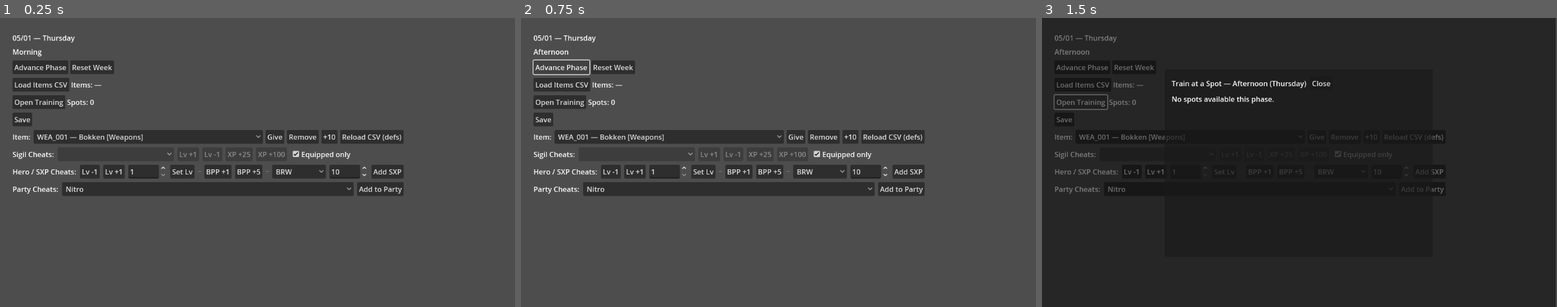
Above: before the commit, frames 1-3 (left to right).
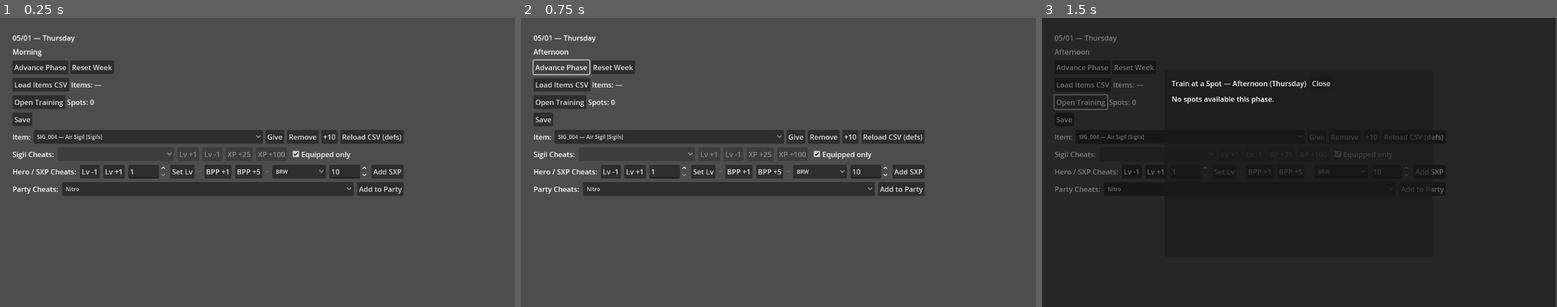
Above: after the commit, the same moments.

Repository: Cristal-Lucina/Psyokin
Game: Godot game, scene res://scenes/main/Main.tscn
Same seed, same stepped clock (60 frames per second), same inputs: the game is played once before the commit and once after it. This scene is started directly instead of the project's main scene.
Inputs:
- Up to frame 1 (0.25 s): no input
- Up to frame 2 (0.75 s): click "Advance Phase" at 0.5 s
- Up to frame 3 (1.5 s): click "Open Training" at 1.25 s

The runs differ from the first frame. In frame 1, 0.3% of the frame differs, in the area x 7-57%, y 40-61%; in frame 2, 0.3%; in frame 3, 0.2%.

Commit message:
Cheat Bar functions great
Got the bar to finally view all data and locked in the connections

Diff:
--- a/data/items/items.csv
+++ b/data/items/items.csv
@@ -7,7 +7,11 @@
 BRA_001,Simple Cuff,Bracelets,Bracelet,Common,null,150,75,1,TRUE,1,null,null,"""A simple wrist cuff with a single socke …(274 unchanged characters)…
 BRA_002,Metal Bracelet,Bracelets,Bracelet,Uncommon,null,300,150,1,TRUE,1,null,null,"""A metal bracelet with 2 slots.""" …(237 unchanged characters)…
 SIG_001,Fire Sigil,Sigils,Sigil,Common,null,120,60,1,TRUE,1,null,null,"""Ignite a foe.""","""A basic Fire sigil that de …(254 unchanged characters)…
-SIG_002,Water Sigil,Sigils,Sigil,Common,null,120,60,1,TRUE,1,null,null,"""Splash a foe.""",A basic Water sigil that deals minor water damage to a single enemy.,water,null,null,null,null,null,null,null,null,null,null,null,null,null,null,null,null,Water,null,null,null,battle,Enemy,null,null,"""Deal 30 Water DMG""",null,null,null,null,null,null,null,null,null,null,null,null
+SIG_002,Water Sigil,Sigils,Sigil,Common,null,120,60,1,TRUE,1,null,null,Splash a foe.,A basic Water sigil that deals minor water damage to a single enemy.,water,null,null,null,null,null,null,null,null,null,null,null,null,null,null,null,null,Water,null,null,null,battle,Enemy,null,null,Deal 30 Water DMG,null,null,null,null,null,null,null,null,null,null,null,null
+SIG_003,Earth Sigil,Sigils,Sigil,Common,null,120,60,1,TRUE,1,null,null,It's pocket sand.,A basic Earth sigil that deals minor earth damage to a single enemy.,earth,null,null,null,null,null,null,null,null,null,null,null,null,null,null,null,null,Earth,null,null,null,battle,Enemy,null,null,Deal 30 Earth DMG,null,null,null,null,null,null,null,null,null,null,null,null
+SIG_004,Air Sigil,Sigils,Sigil,Common,null,120,60,1,TRUE,1,null,null,Blow them away.,A basic Air sigil that deals minor air damage to a single enemy.,air,null,null,null,null,null,null,null,null,null,null,null,null,null,null,null,null,Air,null,null,null,battle,Enemy,null,null,Deal 30 Air DMG,null,null,null,null,null,null,null,null,null,null,null,null
+SIG_005,Void Sigil,Sigils,Sigil,Common,null,120,60,1,TRUE,1,null,null,Don't stare too long.,A basic Void sigil that deals minor void damage to a single enemy.,data,null,null,null,null,null,null,null,null,null,null,null,null,null,null,null,null,Data,null,null,null,battle,Enemy,null,null,Deal 30 Void DMG,null,null,null,null,null,null,null,null,null,null,null,null
+SIG_006,Data Sigil,Sigils,Sigil,Common,null,120,60,1,TRUE,1,null,null,Give your foe a 404 erorr.,A basic Data sigil that deals minor data damage to a single enemy.,void,null,null,null,null,null,null,null,null,null,null,null,null,null,null,null,null,Void,null,null,null,battle,Enemy,null,null,Deal 30 Data DMG,null,null,null,null,null,null,null,null,null,null,null,null
 CON_001,Health Drink,Consumables,none,Common,null,30,15,1,TRUE,99,null,null,"""Restores a bit of health.""","""A basic  …(262 unchanged characters)…
 CON_002,Mind Drink,Consumables,none,Common,null,60,30,1,TRUE,99,null,null,"""Restores a some mind points.""","""A basic …(263 unchanged characters)…
 MAT_001,Rock,Materials,none,Common,null,5,1,1,TRUE,99,lowland_node,null,"""Basic crafting material.""","""A small, comm …(238 unchanged characters)…
--- a/data/skills/sigil_holder.csv
+++ b/data/skills/sigil_holder.csv
@@ -1,3 +1,7 @@
 sigil_id,lv1,lv2,lv3,lv4
 SIG_001,FIRE_L1,FIRE_L2,FIRE_L3,FIRE_L4
 SIG_002,WATER_L1,WATER_L2,WATER_L3,WATER_L4
+SIG_003,EARTH_L1,EARTH_L2,EARTH_L3,EARTH_L4
+SIG_004,AIR_L1,AIR_L2,AIR_L3,AIR_L4
+SIG_005,VOID_L1,VOID_L2,VOID_L3,VOID_L4
+SIG_006,DATA_L1,DATA_L2,DATA_L3,DATA_L4
--- a/data/skills/skills.csv
+++ b/data/skills/skills.csv
@@ -7,3 +7,19 @@
 WATER_L2,Surf,Water,Attack,Water,Enemies,40,88,10,0,0,1,0,Small AoE water.,Confuse,0,1,0,Confuse,25,3
 WATER_L3,Tidal,Water,Attack,Water,Enemy,65,86,14,0,0,0,5,Stronger water wave.,Confuse;Stagger,0,1,0,Confuse,30,3
 WATER_L4,Hurricane,Water,Attack,Water,Enemies,95,84,20,0,0,1,10,Big AoE water.,Confuse;Stagger,0,1,0,Confuse,40,3
+EARTH_L1,Rock Throw,Earth,Attack,Earth,Enemies,30,90,6,0,0,0,0,Basic single-target earth.,Defense Down,0,1,0,Defense Down,20,3
+EARTH_L2,Quake,Earth,Attack,Earth,Enemies,40,88,10,0,0,1,0,Small AoE earth.,Defense Down,0,1,0,Defense Down,25,3
+EARTH_L3,Earth Shift,Earth,Attack,Earth,Enemies,65,86,14,0,0,0,5,Stronger earth wave.,Defense Down;Stagger,0,1,0,Defense Down,30,3
+EARTH_L4,Comet,Earth,Attack,Earth,Enemies,95,84,20,0,0,1,10,Big AoE earth.,Defense Down;Stagger,0,1,0,Defense Down,40,3
+AIR_L1,Gust,Air,Attack,Air,Enemies,30,90,6,0,0,0,0,Basic single-target earth.,Charm,0,1,0,Charm,20,3
+AIR_L2,Whirlwind,Air,Attack,Air,Enemies,40,88,10,0,0,1,0,Small AoE earth.,Charm,0,1,0,Charm,25,3
+AIR_L3,Razer Winds,Air,Attack,Air,Enemies,65,86,14,0,0,0,5,Stronger earth wave.,Charm,0,1,0,Charm,30,3
+AIR_L4,Tornado,Air,Attack,Air,Enemies,95,84,20,0,0,1,10,Big AoE earth.,Charm,0,1,0,Charm,40,3
+VOID_L1,Pulse,Void,Attack,Void,Enemies,30,90,6,0,0,0,0,Basic single-target earth.,Malaise,0,1,0,Malaise,20,3
+VOID_L2,Negative Space,Void,Attack,Void,Enemies,40,88,10,0,0,1,0,Small AoE earth.,Malaise,0,1,0,Malaise,25,3
+VOID_L3,Space Vacum,Void,Attack,Void,Enemies,65,86,14,0,0,0,5,Stronger earth wave.,Malaise,0,1,0,Malaise,30,3
+VOID_L4,Blackhole,Void,Attack,Void,Enemies,95,84,20,0,0,1,10,Big AoE earth.,Malaise,0,1,0,Malaise,40,3
+DATA_L1,Spam,Data,Attack,Data,Enemies,30,90,6,0,0,0,0,Basic single-target data.,Mind Block,0,1,0,Mind Block,20,3
+DATA_L2,Trojan,Data,Attack,Data,Enemies,40,88,10,0,0,1,0,Small AoE data.,Mind Block,0,1,0,Mind Block,25,3
+DATA_L3,Malware,Data,Attack,Data,Enemies,65,86,14,0,0,0,5,Stronger data wave.,Mind Block,0,1,0,Mind Block,30,3
+DATA_L4,Total Corruption,Data,Attack,Data,Enemies,95,84,20,0,0,1,10,Big AoE data.,Mind Block,0,1,0,Mind Block,40,3
--- a/scripts/dev/ItemCheatBar.gd
+++ b/scripts/dev/ItemCheatBar.gd
@@ -109,6 +109,9 @@
 	_ensure_row3(); _bind_row3_signals(); _populate_stat_picker()
 	_ensure_row4(); _bind_row4_signals()
 
+	# Make the dropdowns smaller + scrollable
+	_apply_optionbutton_tweaks()
+
 	# Data
 	_refresh_defs()
 	_refresh_sig_dropdown()
@@ -117,6 +120,27 @@
 	if _sig and _sig.has_signal("loadout_changed"):
 		if not _sig.is_connected("loadout_changed", Callable(self, "_on_loadout_changed")):
 			_sig.connect("loadout_changed", Callable(self, "_on_loadout_changed"))
+
+# ---- visual tweaks for OptionButtons (smaller text + scrollable popup) ----
+func _style_option_button(ob: OptionButton, font_px: int = 11, popup_max_h: int = 300, popup_max_w: int = 300) -> void:
+	if ob == null:
+		return
+	# Button text size
+	ob.add_theme_font_size_override("font_size", 12)
+
+	# Popup styling
+	var pm: PopupMenu = ob.get_popup()
+	if pm != null:
+		pm.add_theme_font_size_override("font_size", 12)
+		# Cap popup height so it scrolls when there are many items.
+		# In Godot 4, PopupMenu is a Window; max_size is respected on popup open.
+		pm.set("max_size", Vector2i(300, popup_max_h))  # limit height only
+
+func _apply_optionbutton_tweaks() -> void:
+	_style_option_button(_picker, 11, 300)
+	if _sig_inst_pick: _style_option_button(_sig_inst_pick, 11, 300)
+	if _roster_pick:   _style_option_button(_roster_pick, 11, 300)
+	if _stat_pick:     _style_option_button(_stat_pick, 11, 300)
 
 # ---------------- Layout helpers ----------------
 
@@ -142,6 +166,7 @@
 		_btn_xp_25     = _ctl("BtnXP25") as Button
 		_btn_xp_100    = _ctl("BtnXP100") as Button
 		_chk_equipped  = _ctl("ChkEquipped") as CheckBox
+		if _sig_inst_pick: _style_option_button(_sig_inst_pick, 11, 300)
 		return
 
 	_row2 = HBoxContainer.new()
@@ -152,6 +177,8 @@
 	var title := Label.new(); title.text = "Sigil Cheats:"; _row2.add_child(title)
 
 	_sig_inst_pick = OptionButton.new(); _sig_inst_pick.name = "InstPicker"; _sig_inst_pick.custom_minimum_size = Vector2(260,0); _row2.add_child(_sig_inst_pick)
+	_style_option_button(_sig_inst_pick, 11, 300)
+
 	_btn_lv_up     = Button.new(); _btn_lv_up.name = "BtnLvUp"; _btn_lv_up.text = "Lv +1"; _row2.add_child(_btn_lv_up)
 	_btn_lv_down   = Button.new(); _btn_lv_down.name = "BtnLvDown"; _btn_lv_down.text = "Lv -1"; _row2.add_child(_btn_lv_down)
 	_btn_xp_25     = Button.new(); _btn_xp_25.name = "BtnXP25"; _btn_xp_25.text = "XP +25"; _row2.add_child(_btn_xp_25)
@@ -170,6 +197,7 @@
 		_stat_pick     = _ctl("StatPick") as OptionButton
 		_sxp_amt       = _ctl("SpinSXP") as SpinBox
 		_btn_add_sxp   = _ctl("BtnAddSXP") as Button
+		if _stat_pick: _style_option_button(_stat_pick, 11, 300)
 		return
 
 	_row3 = HBoxContainer.new()
@@ -194,6 +222,8 @@
 	var sep2 := HSeparator.new(); sep2.custom_minimum_size = Vector2(6,0); _row3.add_child(sep2)
 
 	_stat_pick = OptionButton.new(); _stat_pick.name = "StatPick"; _stat_pick.custom_minimum_size = Vector2(120,0); _row3.add_child(_stat_pick)
+	_style_option_button(_stat_pick, 11, 300)
+
 	_sxp_amt = SpinBox.new(); _sxp_amt.name = "SpinSXP"; _sxp_amt.min_value = 1; _sxp_amt.max_value = 999; _sxp_amt.step = 1; _sxp_amt.value = 10; _sxp_amt.custom_minimum_size = Vector2(70,0); _row3.add_child(_sxp_amt)
 	_btn_add_sxp = Button.new(); _btn_add_sxp.name = "BtnAddSXP"; _btn_add_sxp.text = "Add SXP"; _row3.add_child(_btn_add_sxp)
 
@@ -204,6 +234,7 @@
 	if _row4 != null:
 		_roster_pick   = _ctl("RosterPick") as OptionButton
 		_btn_add_party = _ctl("BtnAddParty") as Button
+		if _roster_pick: _style_option_button(_roster_pick, 11, 300)
 		return
 
 	_row4 = HBoxContainer.new()
@@ -217,6 +248,7 @@
 	_roster_pick.name = "RosterPick"
 	_roster_pick.size_flags_horizontal = Control.SIZE_EXPAND_FILL
 	_row4.add_child(_roster_pick)
+	_style_option_button(_roster_pick, 11, 300)
 
 	_btn_add_party = Button.new()
 	_btn_add_party.name = "BtnAddParty"
Binary file changed: data/items/items.ail.translation
Binary file changed: data/items/items.armor.translation
Binary file changed: data/items/items.base.translation
Binary file changed: data/items/items.battle.translation
Binary file changed: data/items/items.buy.translation
Binary file changed: data/items/items.capture.translation
Binary file changed: data/items/items.category.translation
Binary file changed: data/items/items.cooldown.translation
Binary file changed: data/items/items.craft.translation
Binary file changed: data/items/items.crit.translation
Binary file changed: data/items/items.drop.translation
Binary file changed: data/items/items.equip.translation
(and 52 more such lines)
